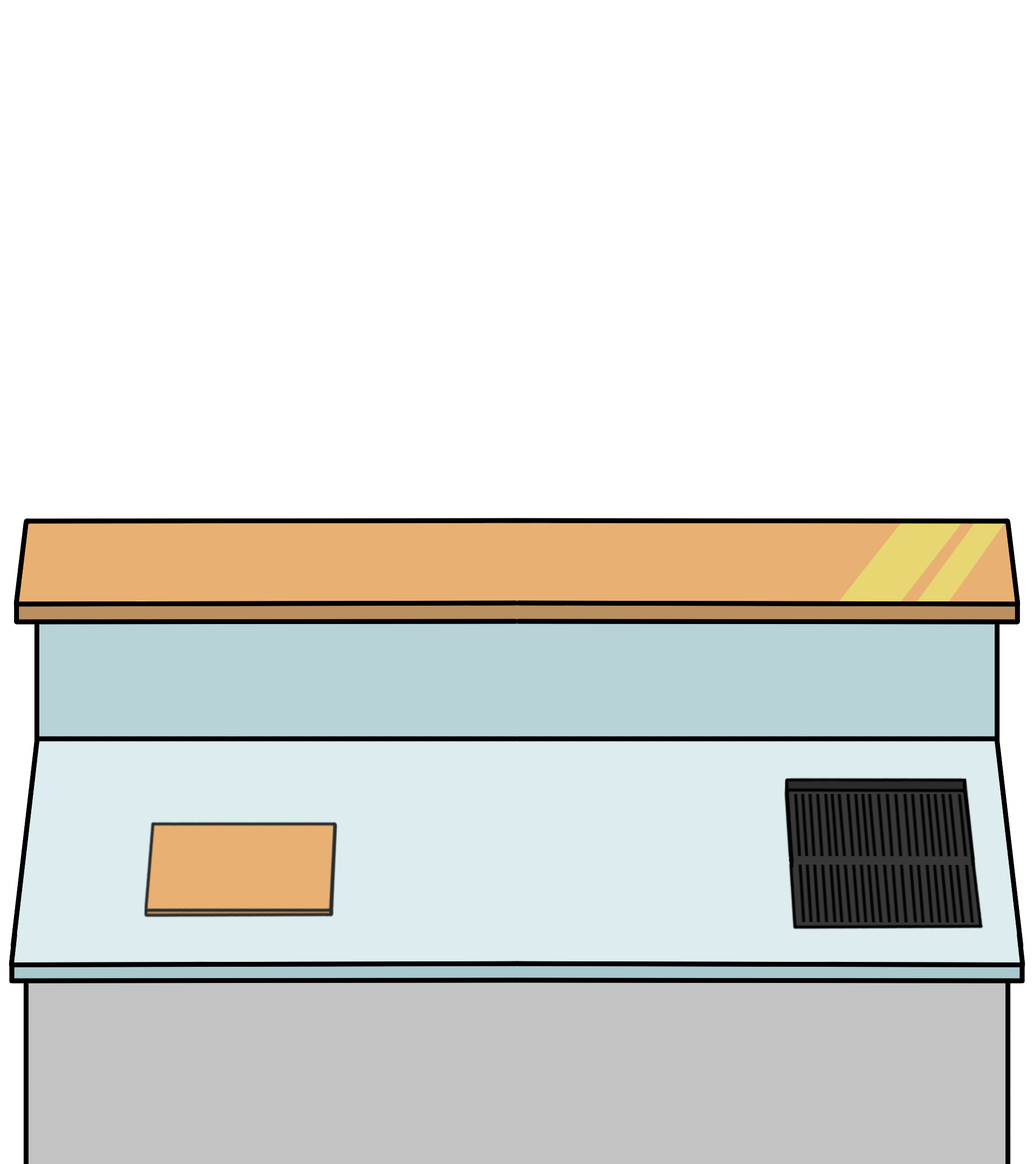
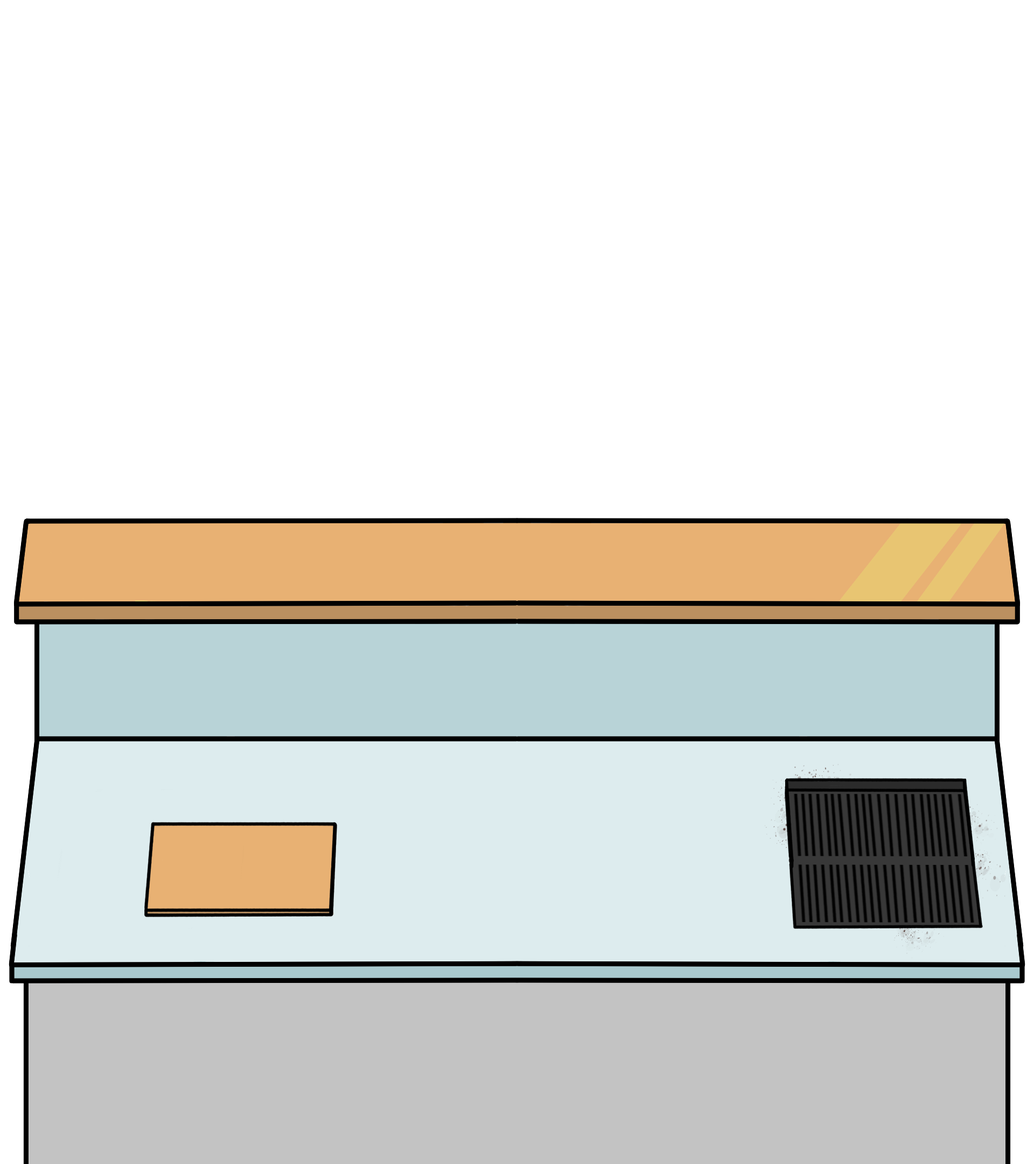
The second 1034px x 1164px image is a revision of the first. Changes to its layers:
painted on "workstations outline" over box(57, 763, 1000, 959)
painted on "workstation colors" over box(143, 763, 1011, 959)
painted on "Calque de dessin 3" over box(57, 523, 1011, 959)
painted on "colors" over box(57, 523, 1011, 959)
